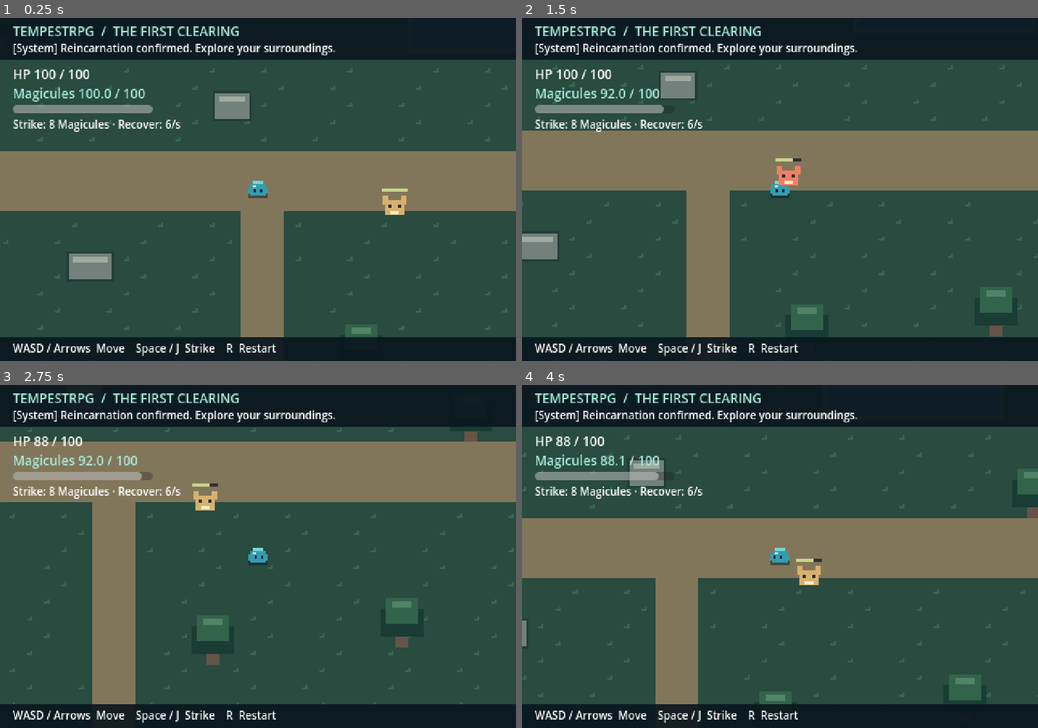
Above: before the commit, frames 1-4 (two rows, left to right).
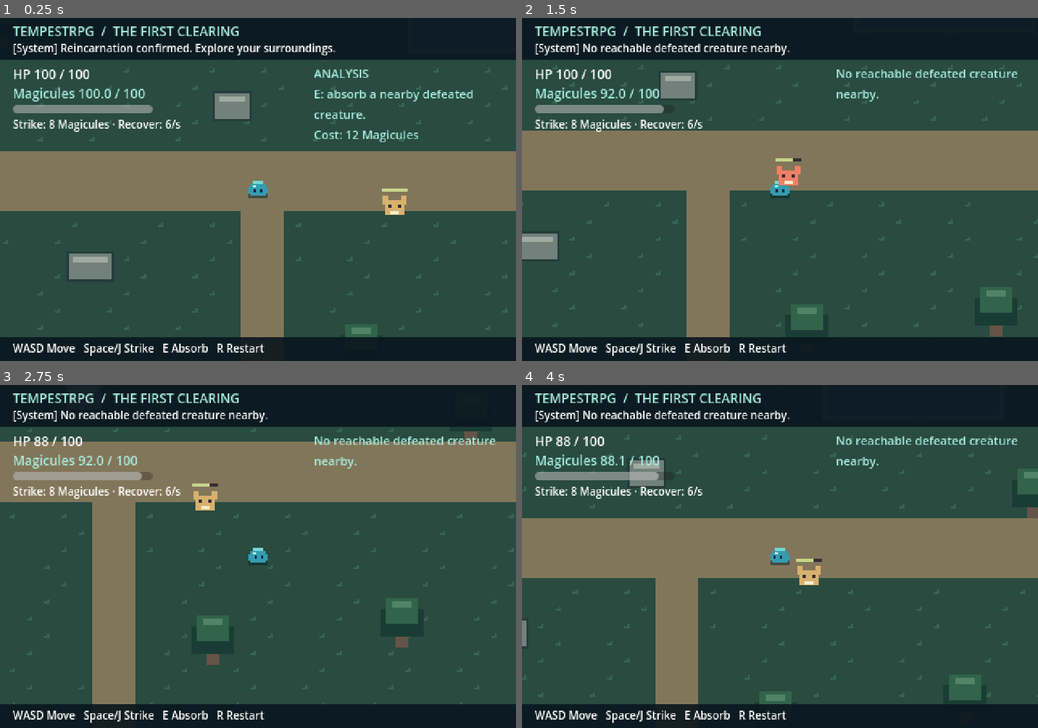
Above: after the commit, the same moments.

Repository: qiragames/tempestrpg
Game: Godot game, scene res://scenes/world/forest.tscn
Two runs of this game, one before a commit and one after it. Both use one fixed random seed, a clock stepped at 60 frames per second and the inputs below.
Inputs (mouse positions are in pixels of both pictures, inside the frame that each line leads up to):
- Up to frame 1 (0.25 s): no input
- Up to frame 2 (1.5 s): move the mouse to (893, 172) at 0.52 s; hold D (move_right) 0.53-1.28 s; hold E (absorb, bound only after the commit) 0.53-1.28 s; click (893, 172) at 0.67 s; move the mouse to (676, 206) at 1.27 s; hold S (move_down) from 1.28 s (still down); tap Space (attack) at 1.35 s; click (676, 206) at 1.42 s
- Up to frame 3 (2.75 s): tap E (absorb, bound only after the commit) at 1.55 s; move the mouse to (309, 481) at 2.02 s; release S (move_down) at 2.03 s; hold D (move_right) from 2.03 s (still down); hold E (absorb, bound only after the commit) from 2.03 s (still down); click (309, 481) at 2.17 s
- Up to frame 4 (4 s): move the mouse to (754, 625) at 2.77 s; release D (move_right) at 2.78 s; release E (absorb, bound only after the commit) at 2.78 s; hold W (move_up) 2.78-3.53 s; tap E (absorb, bound only after the commit) at 2.85, 3.8 s; click (754, 625) at 2.92 s; move the mouse to (934, 607) at 3.52 s; hold A (move_left) from 3.53 s (still down); hold Space (attack) from 3.53 s (still down); click (934, 607) at 3.67 s

The runs differ from the first frame. In frame 1, 1.6% of the frame differs, in the area x 9-92%, y 15-99%; in frame 2, 2.1%, in the area x 9-96%, y 7-99%; in frame 3, 2.0%; in frame 4, 2.1%.

Commit message:
Add corpse absorption, timed analysis, and Common Skill acquisition

Diff:
--- /dev/null
+++ b/data/skills/rending_bite.tres
@@ -0,0 +1,11 @@
+[gd_resource type="Resource" script_class="" load_steps=2 format=3]
+[ext_resource type="Script" path="res://scripts/skills/skill_definition.gd" id="1"]
+[resource]
+script = ExtResource("1")
+id = &"rending_bite"
+display_name = "Rending Bite"
+tier = "Common"
+description = "Adapt the Forest Gnasher's jaw strength into a short-range aura strike."
+damage = 20
+magicule_cost = 12.0
+cooldown = 0.8
--- /dev/null
+++ b/data/specimens/forest_gnasher.tres
@@ -0,0 +1,8 @@
+[gd_resource type="Resource" load_steps=3 format=3]
+[ext_resource type="Script" path="res://scripts/absorption/specimen_definition.gd" id="1"]
+[ext_resource type="Resource" path="res://data/skills/rending_bite.tres" id="2"]
+
+[resource]
+script = ExtResource("1")
+species = "Forest Gnasher"
+skill = ExtResource("2")
--- a/project.godot
+++ b/project.godot
@@ -23,6 +23,11 @@
 environment/defaults/default_clear_color=Color(0.05, 0.09, 0.1, 1)
 
 [input]
+
+absorb={
+"deadzone": 0.2,
+"events": [Object(InputEventKey,"physical_keycode":69)]
+}
 
 attack={
 "deadzone": 0.2,
--- a/scenes/player/player.tscn
+++ b/scenes/player/player.tscn
@@ -1,9 +1,11 @@
-[gd_scene load_steps=6 format=3]
+[gd_scene load_steps=8 format=3]
 
 [ext_resource type="Script" path="res://scripts/player/player.gd" id="1"]
 [ext_resource type="Script" path="res://scripts/combat/health.gd" id="2"]
 [ext_resource type="Script" path="res://scripts/combat/melee_attack.gd" id="3"]
 [ext_resource type="Script" path="res://scripts/resources/magicule_pool.gd" id="4"]
+[ext_resource type="Script" path="res://scripts/skills/skill_book.gd" id="5"]
+[ext_resource type="Script" path="res://scripts/absorption/absorption.gd" id="6"]
 
 [sub_resource type="CircleShape2D" id="BodyShape"]
 radius = 6.0
@@ -26,6 +28,12 @@
 [node name="Magicules" type="Node" parent="."]
 script = ExtResource("4")
 
+[node name="SkillBook" type="Node" parent="."]
+script = ExtResource("5")
+
+[node name="Absorption" type="Node" parent="."]
+script = ExtResource("6")
+
 [node name="Camera2D" type="Camera2D" parent="."]
 limit_left = 0
 limit_top = 0
--- a/scenes/world/forest.tscn
+++ b/scenes/world/forest.tscn
@@ -45,7 +45,7 @@
 offset_left = 12.0
 offset_top = 301.0
 theme_override_font_sizes/font_size = 10
-text = "WASD / Arrows  Move    Space / J  Strike    R  Restart"
+text = "WASD Move   Space/J Strike   E Absorb   R Restart"
 
 [node name="Health" type="Label" parent="HUD"]
 offset_left = 12.0
@@ -74,3 +74,24 @@
 offset_top = 92.0
 theme_override_font_sizes/font_size = 10
 text = "Strike: 8 Magicules · Recover: 6/s"
+
+[node name="Analysis" type="Label" parent="HUD"]
+offset_left = 292.0
+offset_top = 44.0
+offset_right = 468.0
+offset_bottom = 103.0
+theme_override_colors/font_color = Color(0.65, 0.92, 0.86, 1)
+theme_override_font_sizes/font_size = 11
+text = "ANALYSIS\nE: absorb a nearby defeated creature.\nCost: 12 Magicules"
+autowrap_mode = 2
+
+[node name="AnalysisProgress" type="ProgressBar" parent="HUD"]
+visible = false
+offset_left = 292.0
+offset_top = 108.0
+offset_right = 468.0
+offset_bottom = 116.0
+max_value = 1.0
+step = 0.001
+show_percentage = false
+mouse_filter = 2
--- /dev/null
+++ b/scripts/absorption/absorption.gd
@@ -0,0 +1,73 @@
+extends Node
+## Channel beside a defeated creature, analyze its traits, and learn its skill.
+
+signal status_changed(message: String)
+signal analyzed(specimen: Resource, new_skill: bool)
+@export var range_pixels: float = 36.0
+@export var magicule_cost: float = 12.0
+@export var analysis_seconds: float = 1.2
+var _target: Node2D
+var time_left: float = 0.0
+var active: bool:
+    get:
+        return is_instance_valid(_target)
+
+func attempt_absorb() -> bool:
+    var player := get_parent() as Node2D
+    if player.get_node("Health").current <= 0 or active:
+        return false
+    var nearest: Node2D
+    var distance: float = range_pixels + 1.0
+    for candidate in get_tree().get_nodes_in_group("absorbable_creatures"):
+        var candidate_distance: float = player.global_position.distance_to(candidate.global_position)
+        if candidate_distance <= range_pixels and candidate_distance < distance and _reachable(candidate):
+            nearest = candidate
+            distance = candidate_distance
+    if nearest == null:
+        status_changed.emit("No reachable defeated creature nearby.")
+        return false
+    if nearest.specimen == null or nearest.specimen.skill == null:
+        status_changed.emit("No analyzable traits detected.")
+        return false
+    if not player.get_node("Magicules").try_spend(magicule_cost):
+        status_changed.emit("Absorption requires 12 Magicules.")
+        return false
+    _target = nearest
+    _target.remove_from_group("absorbable_creatures")
+    _target.being_analyzed = true
+    _target.queue_redraw()
+    time_left = analysis_seconds
+    status_changed.emit("Analyzing %s. Remain nearby." % _target.specimen.species)
+    return true
+
+func _reachable(target: Node2D) -> bool:
+    var ray := PhysicsRayQueryParameters2D.create(get_parent().global_position, target.global_position, 1)
+    return target.get_world_2d().direct_space_state.intersect_ray(ray).is_empty()
+
+func _process(delta: float) -> void:
+    if time_left <= 0.0:
+        return
+    if not active or get_parent().get_node("Health").current <= 0:
+        _cancel("Analysis interrupted.")
+        return
+    if get_parent().global_position.distance_to(_target.global_position) > range_pixels or not _reachable(_target):
+        _cancel("Analysis interrupted. Remain beside the specimen.")
+        return
+    time_left = maxf(0.0, time_left - delta)
+    if time_left <= 0.0:
+        var specimen: Resource = _target.specimen
+        var new_skill: bool = get_parent().get_node("SkillBook").learn(specimen.skill)
+        _target.queue_free()
+        _target = null
+        analyzed.emit(specimen, new_skill)
+        status_changed.emit("Analysis complete. %s: %s %s." % [specimen.skill.tier, specimen.skill.display_name, "acquired" if new_skill else "already known"])
+
+func _cancel(message: String) -> void:
+    if active:
+        _target.add_to_group("absorbable_creatures")
+        _target.being_analyzed = false
+        _target.queue_redraw()
+    _target = null
+    time_left = 0.0
+    # Channel cost is spent even on interruption; the corpse stays available.
+    status_changed.emit(message)
--- /dev/null
+++ b/scripts/absorption/specimen_definition.gd
@@ -0,0 +1,8 @@
+extends Resource
+## A creature's analyzable traits and future dimensional-storage reward.
+
+@export var species: String = "Forest Gnasher"
+@export var skill: Resource
+@export var material_id: StringName = &"gnasher_essence"
+@export var material_name: String = "Gnasher Essence"
+@export var material_description: String = "Analyzed creature essence retained in dimensional storage."
--- a/scripts/enemies/forest_gnasher.gd
+++ b/scripts/enemies/forest_gnasher.gd
@@ -10,6 +10,8 @@
 }
 const PICKUP_SCENE := preload("res://scenes/pickups/magicule_pickup.tscn")
 @export var difficulty: Difficulty = Difficulty.STANDARD
+@export var specimen: Resource = preload("res://data/specimens/forest_gnasher.tres")
+var being_analyzed: bool = false
 var speed: float = 55.0
 @export var detection_radius: float = 180.0
 @export var leash_radius: float = 220.0
@@ -70,6 +72,7 @@
     if state == State.DEFEATED:
         return
     state = State.DEFEATED
+    add_to_group("absorbable_creatures")
     velocity = Vector2.ZERO
     $CollisionShape2D.set_deferred("disabled", true)
     # Defer creation because defeat can originate during a physics callback.
@@ -88,7 +91,7 @@
 
 func _draw() -> void:
     if state == State.DEFEATED:
-        draw_rect(Rect2(-10, 0, 20, 5), Color("656653"))
+        draw_rect(Rect2(-10, 0, 20, 5), Color("71e4d4") if being_analyzed else Color("656653"))
         return
     var color := Color("d7b16d") if state != State.WINDUP else Color("f08065")
     if state != State.WINDUP and difficulty == Difficulty.ELITE:
--- a/scripts/player/player.gd
+++ b/scripts/player/player.gd
@@ -21,6 +21,8 @@
 func _unhandled_input(event: InputEvent) -> void:
     if event.is_action_pressed("attack") and not event.is_echo():
         $MeleeAttack.attack(facing)
+    elif event.is_action_pressed("absorb") and not event.is_echo():
+        $Absorption.attempt_absorb()
 
 func _draw() -> void:
     if has_node("Health") and $Health.current <= 0:
--- /dev/null
+++ b/scripts/skills/skill_book.gd
@@ -0,0 +1,21 @@
+extends Node
+## Learned skills are keyed by stable IDs; absorbing duplicates cannot stack power.
+
+signal learned(skill: Resource)
+var _known: Dictionary = {}
+
+func learn(skill: Resource) -> bool:
+    if skill == null or skill.id == &"" or _known.has(skill.id):
+        return false
+    _known[skill.id] = skill
+    learned.emit(skill)
+    return true
+
+func knows(id: StringName) -> bool:
+    return _known.has(id)
+
+func get_skill(id: StringName) -> Resource:
+    return _known.get(id)
+
+func all_skills() -> Array:
+    return _known.values()
--- /dev/null
+++ b/scripts/skills/skill_definition.gd
@@ -0,0 +1,10 @@
+extends Resource
+## Data shared by analysis, the skill book, and future hotbar presentation.
+
+@export var id: StringName
+@export var display_name: String
+@export_enum("Common", "Extra", "Unique", "Ultimate") var tier: String = "Common"
+@export_multiline var description: String
+@export var damage: int = 20
+@export var magicule_cost: float = 12.0
+@export var cooldown: float = 0.8
--- a/scripts/world/forest.gd
+++ b/scripts/world/forest.gd
@@ -7,6 +7,7 @@
 const TREES: Array[Vector2] = [Vector2(160, 144), Vector2(240, 192), Vector2(352, 112), Vector2(544, 160), Vector2(816, 288), Vector2(176, 464), Vector2(576, 496), Vector2(752, 480)]
 
 func _ready() -> void:
+    $Player/Absorption.status_changed.connect(_analysis_changed)
     _magicules_changed($Player/Magicules.current, $Player/Magicules.maximum)
     _health_changed($Player/Health.current, $Player/Health.maximum)
     $Player/Magicules.changed.connect(_magicules_changed)
@@ -33,6 +34,16 @@
         _add_obstacle(Rect2(tree + Vector2(-6, 4), Vector2(12, 12)))
     for border in [Rect2(-16, 0, 16, 640), Rect2(960, 0, 16, 640), Rect2(0, -16, 960, 16), Rect2(0, 640, 960, 16)]:
         _add_obstacle(border)
+
+func _process(_delta: float) -> void:
+    var absorption = $Player/Absorption
+    $HUD/AnalysisProgress.visible = absorption.active
+    $HUD/AnalysisProgress.value = 1.0 - absorption.time_left / absorption.analysis_seconds
+
+func _analysis_changed(message: String) -> void:
+    $HUD/Analysis.text = message
+    if $Player/Health.current > 0:
+        $HUD/SystemVoice.text = "[System] " + message
 
 func _health_changed(current: int, maximum: int) -> void:
     $HUD/Health.text = "HP %d / %d" % [current, maximum]
--- /dev/null
+++ b/tests/absorption.gd
@@ -0,0 +1,113 @@
+extends SceneTree
+## Exercise acquisition through the real corpse/channel flow, not direct skill injection.
+
+var checks: int = 0
+var failures: int = 0
+const ENEMY_SCENE := preload("res://scenes/enemies/forest_gnasher.tscn")
+
+func _initialize() -> void:
+    call_deferred("_run")
+
+func _check(condition: bool, message: String) -> void:
+    checks += 1
+    if not condition:
+        failures += 1
+        push_error(message)
+
+func _frames(count: int) -> void:
+    for _i in range(count):
+        await physics_frame
+        await process_frame
+
+func _input(action: StringName) -> void:
+    var event := InputEventAction.new()
+    event.action = action
+    event.pressed = true
+    Input.parse_input_event(event)
+    event = InputEventAction.new()
+    event.action = action
+    event.pressed = false
+    Input.parse_input_event(event)
+
+func _run() -> void:
+    var world: Node2D = load("res://scenes/world/forest.tscn").instantiate()
+    root.add_child(world)
+    current_scene = world
+    var player = world.get_node("Player")
+    var enemy = world.get_node("ForestGnasher")
+    enemy.set_physics_process(false)
+    var pool = player.get_node("Magicules")
+    pool.regeneration_per_second = 0.0
+    var book = player.get_node("SkillBook")
+    var absorption = player.get_node("Absorption")
+    enemy.position = Vector2(520, 340)
+    player.position = Vector2(490, 340)
+    await _frames(3)
+    _check(InputMap.has_action("absorb") and not InputMap.action_get_events("absorb").is_empty(), "Absorption must have an input binding")
+    _check(book.all_skills().is_empty() and not book.knows(&"rending_bite"), "Player must start without acquired skills")
+    _check(not absorption.attempt_absorb() and pool.current == 100.0, "Living creatures must not be absorbed or charge resources")
+    enemy.get_node("Health").take_damage(999)
+    await _frames(3)
+    _check(enemy.is_in_group("absorbable_creatures"), "Defeat must make a creature available for absorption")
+    player.position = Vector2(440, 340)
+    _check(not absorption.attempt_absorb() and pool.current == 100.0, "Distant corpses must not be absorbed")
+    player.position = Vector2(490, 340)
+    world._add_obstacle(Rect2(503, 320, 2, 40))
+    var wall := world.get_child(world.get_child_count() - 1)
+    await _frames(3)
+    _check(not absorption.attempt_absorb(), "Absorption must not pass through terrain")
+    wall.queue_free()
+    await _frames(3)
+    pool.try_spend(95.0)
+    _check(not absorption.attempt_absorb() and pool.current == 5.0 and is_instance_valid(enemy), "Unaffordable absorption must preserve the corpse and reserves")
+    pool.restore(999)
+    _input(&"absorb")
+    await _frames(2)
+    _check(absorption.active and pool.current == 88.0, "Absorb input must begin analysis and spend exactly 12 Magicules")
+    _check(not enemy.is_in_group("absorbable_creatures") and enemy.being_analyzed, "Channel must reserve its specimen")
+    _check(not absorption.attempt_absorb() and pool.current == 88.0, "Repeated activation must not charge twice")
+    await _frames(30)
+    _check(not book.knows(&"rending_bite") and world.get_node("HUD/AnalysisProgress").visible, "Skill must wait for completed analysis; progress must be visible")
+    player.position = Vector2(440, 340)
+    await _frames(3)
+    _check(not absorption.active and enemy.is_in_group("absorbable_creatures") and not enemy.being_analyzed, "Leaving the corpse must cancel and release the specimen")
+    _check(pool.current == 88.0 and not book.knows(&"rending_bite"), "Interrupted analysis spends its cost but grants no skill")
+
+    player.position = Vector2(490, 340)
+    _check(absorption.attempt_absorb(), "An interrupted corpse must remain usable")
+    await _frames(75)
+    _check(not is_instance_valid(enemy) and not absorption.active, "Completed absorption must consume the corpse once")
+    _check(book.knows(&"rending_bite") and book.all_skills().size() == 1, "Analysis must acquire exactly one skill")
+    var skill: Resource = book.get_skill(&"rending_bite")
+    _check(skill.tier == "Common" and skill.display_name == "Rending Bite", "Acquired trait must match the creature's Common Skill data")
+    _check(world.get_node("HUD/Analysis").text.contains("Common") and world.get_node("HUD/Analysis").text.contains("acquired"), "HUD must announce actual acquisition")
+    _check(not absorption.attempt_absorb(), "Consumed corpses must not be reused")
+    _check(book.get_skill(&"missing") == null, "Unknown skill lookup must return nothing")
+
+    enemy = ENEMY_SCENE.instantiate()
+    enemy.position = Vector2(520, 340)
+    world.add_child(enemy)
+    enemy.set_physics_process(false)
+    enemy.get_node("Health").take_damage(999)
+    await _frames(3)
+    _check(absorption.attempt_absorb(), "A second defeated specimen must still be analyzable")
+    await _frames(75)
+    _check(book.all_skills().size() == 1 and not is_instance_valid(enemy), "Duplicate analysis must consume a new specimen without stacking skills")
+    _check(world.get_node("HUD/Analysis").text.contains("already known"), "Duplicate traits must be reported clearly")
+
+    enemy = ENEMY_SCENE.instantiate()
+    enemy.position = Vector2(520, 340)
+    world.add_child(enemy)
+    enemy.set_physics_process(false)
+    enemy.get_node("Health").take_damage(999)
+    await _frames(3)
+    absorption.attempt_absorb()
+    player.get_node("Health").take_damage(999)
+    await _frames(3)
+    _check(not absorption.active and is_instance_valid(enemy) and enemy.is_in_group("absorbable_creatures"), "Player defeat must interrupt analysis and preserve the corpse")
+    _check(not absorption.attempt_absorb() and world.get_node("HUD/SystemVoice").text.contains("Press R"), "Defeated player cannot absorb or overwrite defeat feedback")
+    _input(&"restart")
+    await _frames(3)
+    _check(current_scene.get_node("Player/SkillBook").all_skills().is_empty() and get_nodes_in_group("absorbable_creatures").is_empty(), "Restart must reset acquired traits and old corpses")
+    print("Absorption checks: %d passed, %d failed" % [checks - failures, failures])
+    quit(1 if failures else 0)
Not shown, added: scripts/absorption/absorption.gd.uid
Not shown, added: scripts/absorption/specimen_definition.gd.uid
Not shown, added: scripts/skills/skill_book.gd.uid
Not shown, added: scripts/skills/skill_definition.gd.uid
Not shown, added: tests/absorption.gd.uid
Not shown, changed: ROADMAP.md
Not shown, changed: docs/ART_REFERENCES.md
Not shown, changed: docs/UI_REFERENCES.md
